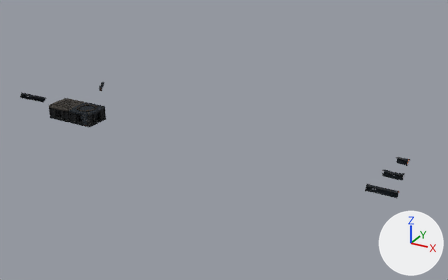
Before and after pictures for a commit that changed the Blender file design/chapter3_3d/floating_debris/girders/floating-girders-game.blend.
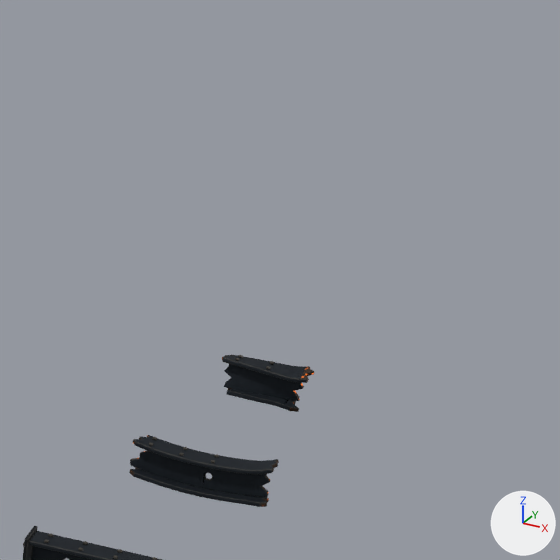
The first picture shows the older version from a 50 mm lens placed at (15.49, -16.62, 8.25), pointed at (5.75, 1.08, -0.6). The close-ups show the older and then the newer version on the part from 81% to 100% of the width and 37% to 67% of the height of that picture. Only the edits that show in the close-ups are written down. The lights are fixed; the arrows at lower right show +X, +Y and +Z.

In view in the first close-up: 'girder_bent_ripped bottom flange', 'girder_bent_ripped top flange', 'girder_bent_ripped web', 'girder_long_torn top flange', 'girder_twisted_stub top flange', 'girder_twisted_stub web' and 3 more.
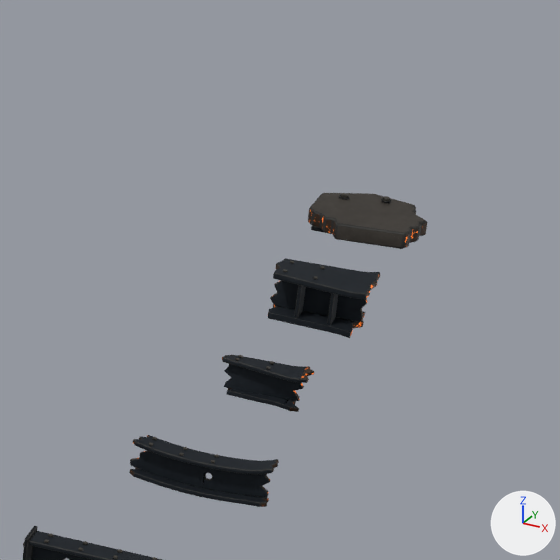
The change, as a list of edits to the scene's bpy script:
```text
Add mat_cast_iron___silver_graphite:
    mat_cast_iron___silver_graphite = bpy.data.materials.new('Cast iron | silver graphite')
    # nodes: BsdfPrincipled, Bump, MapRange, Math, MixRGB, OutputMaterial, TexCoord, TexNoise, TexVoronoi, ValToRGB
    # colours: dark grey #423d38, dark grey #55504a, dark grey #5a554e
Add me_girder_wide_flange_stub_web_stiffener_002:
    me_girder_wide_flange_stub_web_stiffener_002.from_pydata([(0.061, -0.111, -0.09), (0.061, -0.115, 0.086), (0.061, -0.01, -0.088), (0.061, -0.014, 0.088), (0.079, -0.111, -0.091), (0.079, -0.115, 0.085), (0.079, -0.01, -0.088), (0.079, -0.014, 0.088)], [], [(0, 1, 3, 2), (4, 6, 7, 5), (0, 4, 5, 1), (2, 3, 7, 6), (0, 2, 6, 4), (1, 5, 7, 3)])
    me_girder_wide_flange_stub_web_stiffener_002.materials.append(mat_construction_plate___blue_graphite)
    me_girder_wide_flange_stub_web_stiffener_002.materials.append(mat_exposed_worn_iron_edges)
Add me_girder_wide_flange_stub_web_stiffener:
    me_girder_wide_flange_stub_web_stiffener.from_pydata([(-0.099, -0.116, -0.084), (-0.099, -0.11, 0.092), (-0.099, -0.015, -0.088), (-0.099, -0.009, 0.088), (-0.081, -0.115, -0.085), (-0.081, -0.11, 0.091), (-0.081, -0.014, -0.088), (-0.081, -0.01, 0.088)], [], [(0, 1, 3, 2), (4, 6, 7, 5), (0, 4, 5, 1), (2, 3, 7, 6), (0, 2, 6, 4), (1, 5, 7, 3)])
    me_girder_wide_flange_stub_web_stiffener.materials.append(mat_construction_plate___blue_graphite)
    me_girder_wide_flange_stub_web_stiffener.materials.append(mat_exposed_worn_iron_edges)
Add ob_debris_torn_plate_welded_lip:
    ob_debris_torn_plate_welded_lip = bpy.data.objects.new('debris_torn_plate welded lip', me_debris_torn_plate_welded_lip)  # a box spanning x -0.28..-0.12, y -0.13..0.17, z -0.069..-0.045; modifiers BEVEL, WEIGHTED_NORMAL
    ob_debris_torn_plate_welded_lip.parent = ob_debris_torn_plate
    ob_debris_torn_plate_welded_lip.location = (0.0, 0.0, 0.0)
Add ob_debris_torn_plate:
    ob_debris_torn_plate = bpy.data.objects.new('debris_torn_plate', None)
    ob_debris_torn_plate.location = (12.0, 3.3, 0.0)
Add ob_debris_torn_plate_slab:
    ob_debris_torn_plate_slab = bpy.data.objects.new('debris_torn_plate slab', me_debris_torn_plate_slab)  # 40 vertices, 22 faces; spans x -0.31..0.27, y -0.23..0.25, z -0.057..0.045; modifiers BEVEL, WEIGHTED_NORMAL
    ob_debris_torn_plate_slab.parent = ob_debris_torn_plate
    ob_debris_torn_plate_slab.location = (0.0, 0.0, 0.0)
Add ob_girder_wide_flange_stub_web_stiffener_002:
    ob_girder_wide_flange_stub_web_stiffener_002 = bpy.data.objects.new('girder_wide_flange_stub web stiffener.002', me_girder_wide_flange_stub_web_stiffener_002)  # modifiers BEVEL, WEIGHTED_NORMAL
    ob_girder_wide_flange_stub_web_stiffener_002.parent = ob_girder_wide_flange_stub
    ob_girder_wide_flange_stub_web_stiffener_002.location = (0.0, 0.0, 0.0)
Add ob_girder_wide_flange_stub:
    ob_girder_wide_flange_stub = bpy.data.objects.new('girder_wide_flange_stub', None)
    ob_girder_wide_flange_stub.location = (12.0, 2.2, 0.0)
Add ob_girder_wide_flange_stub_web_stiffener:
    ob_girder_wide_flange_stub_web_stiffener = bpy.data.objects.new('girder_wide_flange_stub web stiffener', me_girder_wide_flange_stub_web_stiffener)  # modifiers BEVEL, WEIGHTED_NORMAL
    ob_girder_wide_flange_stub_web_stiffener.parent = ob_girder_wide_flange_stub
    ob_girder_wide_flange_stub_web_stiffener.location = (0.0, 0.0, 0.0)
Add ob_girder_wide_flange_stub_bottom_flange:
    ob_girder_wide_flange_stub_bottom_flange = bpy.data.objects.new('girder_wide_flange_stub bottom flange', me_girder_wide_flange_stub_bottom_flange)  # 68 vertices, 58 faces; spans x -0.233..0.208, y -0.134..0.133, z -0.136..-0.078; modifiers BEVEL, WEIGHTED_NORMAL
    ob_girder_wide_flange_stub_bottom_flange.parent = ob_girder_wide_flange_stub
    ob_girder_wide_flange_stub_bottom_flange.location = (0.0, 0.0, 0.0)
Add ob_girder_wide_flange_stub_top_flange:
    ob_girder_wide_flange_stub_top_flange = bpy.data.objects.new('girder_wide_flange_stub top flange', me_girder_wide_flange_stub_top_flange)  # 64 vertices, 54 faces; spans x -0.249..0.25, y -0.135..0.134, z 0.078..0.145; modifiers BEVEL, WEIGHTED_NORMAL
    ob_girder_wide_flange_stub_top_flange.parent = ob_girder_wide_flange_stub
    ob_girder_wide_flange_stub_top_flange.location = (0.0, 0.0, 0.0)
Add ob_girder_wide_flange_stub_web:
    ob_girder_wide_flange_stub_web = bpy.data.objects.new('girder_wide_flange_stub web', me_girder_wide_flange_stub_web)  # 64 vertices, 54 faces; spans x -0.247..0.218, y -0.019..0.019, z -0.09..0.09; modifiers BEVEL, WEIGHTED_NORMAL
    ob_girder_wide_flange_stub_web.parent = ob_girder_wide_flange_stub
    ob_girder_wide_flange_stub_web.location = (0.0, 0.0, 0.0)
```

Pixel boxes [x1, y1, x2, y2] of what changed, in the close-ups (560 x 560 px):
'debris_torn_plate slab', added
    after: [308, 193, 427, 249]
    faces in mat_cast_iron___silver_graphite: [309, 193, 427, 249]
    faces in mat_torn_steel___cooling_heat: [308, 207, 427, 249]
'girder_wide_flange_stub top flange', added
    after: [273, 258, 380, 299]
    faces in mat_construction_plate___blue_graphite: [273, 258, 379, 299]
    faces in mat_torn_steel___cooling_heat: [274, 263, 380, 299]
'girder_wide_flange_stub web', added
    after: [270, 281, 368, 322]
    faces in mat_construction_plate___blue_graphite: [271, 281, 367, 322]
'girder_wide_flange_stub bottom flange', added
    after: [268, 304, 365, 338]
    faces in mat_construction_plate___blue_graphite: [268, 306, 364, 338]
'girder_wide_flange_stub web stiffener', added
    after: [294, 285, 306, 318]
'girder_wide_flange_stub web stiffener.002', added
    after: [327, 293, 338, 325]
'debris_torn_plate welded lip', added (mostly hidden)
    after: [311, 226, 323, 232]
